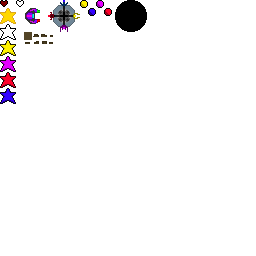
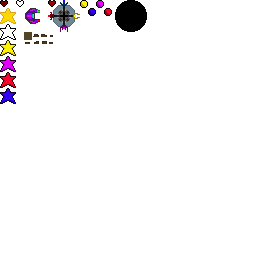
The second 256×256 image is a revision of the first. Changes to its layers:
added group "turret" with 2 layers above "player" over [48, 0, 56, 7]
moved "Layer 8" into group "turret" over [48, 0, 56, 7]
added group "heart" with 4 layers above "Layer 0" over [48, 0, 56, 7]
added layer "heart_full_shade" in group "heart" over [48, 0, 56, 7]
